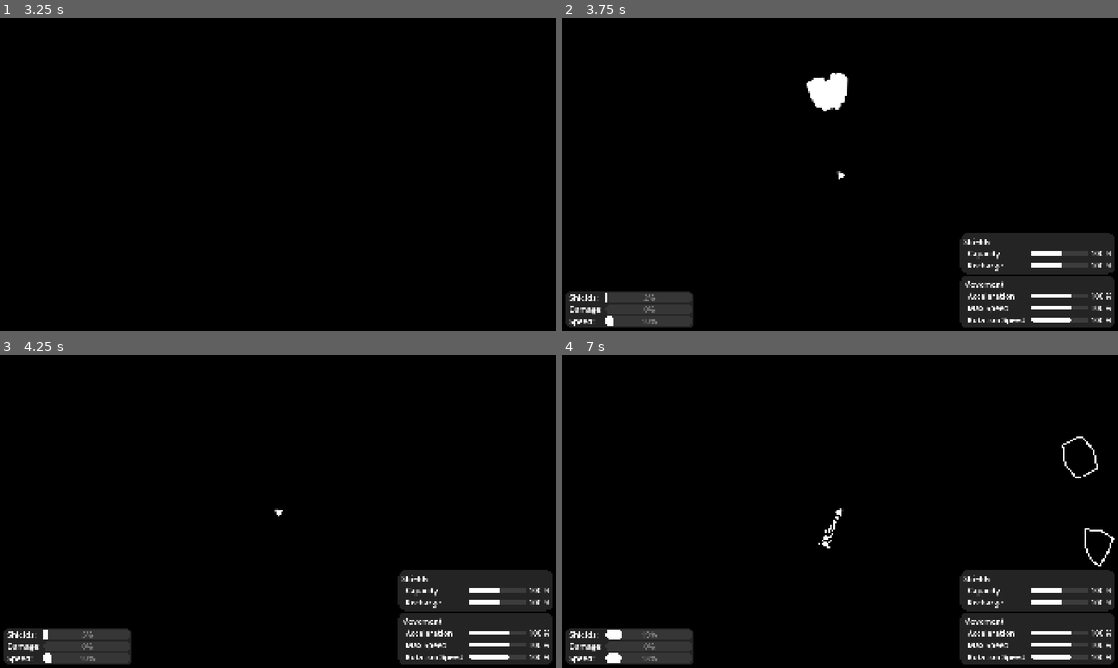
Above: before the commit, frames 1-4 (two rows, left to right).
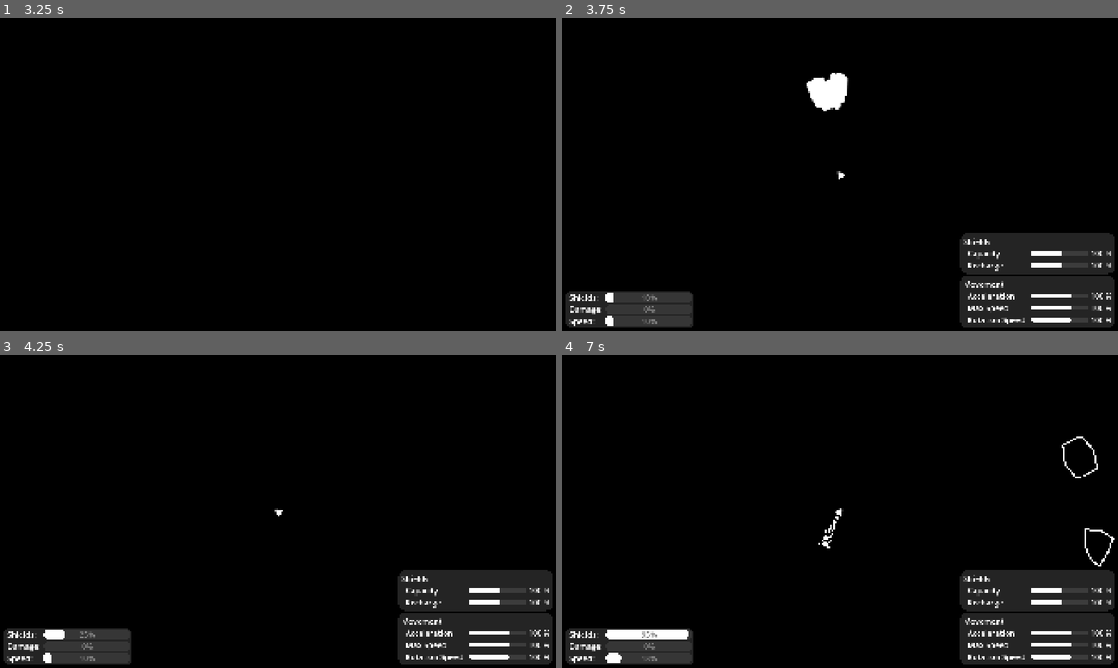
Above: after the commit, the same moments.

Repository: anton2026gamca/avoider
Game: Godot game, scene res://world/main/main.tscn
Same seed, same stepped clock (60 frames per second), same inputs: the game is played once before the commit and once after it.
Inputs:
- Up to frame 1 (3.25 s): hold D (move_right) 0.53-1.28 s; tap Space (shoot) every 0.75 s from 0.6 to 2.85 s; hold S (move_down) 1.28-2.03 s; hold D (move_right) 2.03-2.78 s; tap Enter at 2.75 s; hold W (move_up) from 2.78 s (still down)
- Up to frame 2 (3.75 s): release W (move_up) at 3.53 s; hold A (move_left) from 3.53 s (still down); tap Space (shoot) at 3.6 s
- Up to frame 3 (4.25 s): keep holding A (move_left)
- Up to frame 4 (7 s): tap Space (shoot) at 4.25, 4.35, 5.1, 5.85, 6.6 s; release A (move_left) at 5.03 s; hold S (move_down) 5.03-5.78 s; tap Enter at 5.75 s; hold D (move_right) 5.78-6.53 s; hold W (move_up) from 6.53 s (still down)

Frame 1 is identical in both runs. In frame 2, less than 0.1% of the frame differs, in the area x 7-18%, y 87-91%; in frame 3, 0.1%; in frame 4, 0.4%, in the area x 10-23%, y 87-91%.

Commit message:
Change file/variable names

Diff:
--- a/src/ui/power_charge/power_charge_menu/power_split_setting.tscn
+++ b/src/ui/power_split_menu/power_split_setting.tscn
@@ -1,6 +1,6 @@
 [gd_scene load_steps=3 format=3 uid="uid://iyq52j6q4y68"]
 
-[ext_resource type="Script" uid="uid://bbpcit5fxp8q4" path="res://ui/power_charge/power_charge_menu/power_split_setting.gd" id="1_ly8k4"]
+[ext_resource type="Script" uid="uid://bbpcit5fxp8q4" path="res://ui/power_split_menu/power_split_setting.gd" id="1_ly8k4"]
 [ext_resource type="Theme" uid="uid://b6sbn7efkckjc" path="res://assets/themes/main.tres" id="2_j7wlw"]
 
 [node name="PowerSplitSetting" type="HBoxContainer"]
--- a/src/ui/power_charge/power_charge_menu/power_split_settings_group.tscn
+++ b/src/ui/power_split_menu/power_split_settings_group.tscn
@@ -1,7 +1,7 @@
 [gd_scene load_steps=7 format=3 uid="uid://dobipyixkn2og"]
 
-[ext_resource type="Script" uid="uid://l042bqq7n7rm" path="res://ui/power_charge/power_charge_menu/power_split_settings_group.gd" id="1_f8c1y"]
-[ext_resource type="Script" uid="uid://b1iyuntwrd4b7" path="res://ui/power_charge/power_charge_menu/power_split_setting_data.gd" id="2_l0x1s"]
+[ext_resource type="Script" uid="uid://l042bqq7n7rm" path="res://ui/power_split_menu/power_split_settings_group.gd" id="1_f8c1y"]
+[ext_resource type="Script" uid="uid://b1iyuntwrd4b7" path="res://ui/power_split_menu/power_split_setting_data.gd" id="2_l0x1s"]
 [ext_resource type="Theme" uid="uid://b6sbn7efkckjc" path="res://assets/themes/main.tres" id="2_vvxfy"]
 
 [sub_resource type="Resource" id="Resource_0h05h"]
--- a/src/world/main/main.tscn
+++ b/src/world/main/main.tscn
@@ -5,9 +5,9 @@
 [ext_resource type="Script" uid="uid://cmfaxr5jj2rf1" path="res://world/main/camera.gd" id="2_0xm2m"]
 [ext_resource type="PackedScene" uid="uid://cqw5f3m8a2bxt" path="res://world/meteoroid/meteoroid.tscn" id="3_h2yge"]
 [ext_resource type="Theme" uid="uid://b6sbn7efkckjc" path="res://assets/themes/main.tres" id="5_lquwl"]
-[ext_resource type="PackedScene" uid="uid://dobipyixkn2og" path="res://ui/power_charge/power_charge_menu/power_split_settings_group.tscn" id="5_qux7x"]
+[ext_resource type="PackedScene" uid="uid://dobipyixkn2og" path="res://ui/power_split_menu/power_split_settings_group.tscn" id="5_qux7x"]
 [ext_resource type="AudioStream" uid="uid://dotdwwscbkxjc" path="res://assets/audio/countdown_1.wav" id="6_b0skj"]
-[ext_resource type="Script" uid="uid://b1iyuntwrd4b7" path="res://ui/power_charge/power_charge_menu/power_split_setting_data.gd" id="7_7qqmt"]
+[ext_resource type="Script" uid="uid://b1iyuntwrd4b7" path="res://ui/power_split_menu/power_split_setting_data.gd" id="7_7qqmt"]
 [ext_resource type="AudioStream" uid="uid://dimmmlrw1mbqr" path="res://assets/audio/countdown_2.wav" id="7_qux7x"]
 
 [sub_resource type="StyleBoxFlat" id="StyleBoxFlat_qux7x"]
--- a/src/world/meteoroid/meteoroid.gd
+++ b/src/world/meteoroid/meteoroid.gd
@@ -8,14 +8,14 @@
 @onready var lines: Array[Line2D] = [$Line1, $Line2, $Line3, $Line4, $Line5, $Line6, $Line7]
 @onready var collision_shape: CollisionShape2D = $CollisionShape2D
 
-@export var random_size_modifier_min: float = 0.8
-@export var random_size_modifier_max: float = 1.3
+@export var random_size_multiplier_min: float = 0.8
+@export var random_size_multiplier_max: float = 1.3
 
 
 func _ready() -> void:
 	if collision_shape.shape is CircleShape2D:
 		collision_shape.shape = collision_shape.shape.duplicate()
-		collision_shape.shape.radius *= randf_range(random_size_modifier_min, random_size_modifier_max)
+		collision_shape.shape.radius *= randf_range(random_size_multiplier_min, random_size_multiplier_max)
 		radius = collision_shape.shape.radius
 	var angles: Array[float] = []
 	var radius_modifiers: Array[float] = []
@@ -31,9 +31,6 @@
 	angles.append(0)
 	radius_modifiers.append(1)
 	for i: float in count:
-		var radius: float = 1
-		if collision_shape.shape is CircleShape2D:
-			radius = collision_shape.shape.radius
 		lines[i].points[0] = Vector2.from_angle(angles[i]) * radius * radius_modifiers[i]
 		lines[i].points[1] = Vector2.from_angle(angles[i + 1]) * radius * radius_modifiers[i + 1]
 
--- a/src/world/player/player.gd
+++ b/src/world/player/player.gd
@@ -34,7 +34,7 @@
 @onready var bullet_pivot: Node2D = $BulletPivot
 
 @export_group("Shields")
-@export var _shields_capacity: float = 100
+@export var _shields_capacity: float = 20
 var shields_capacity_multiplier: float = 1.0:
 	set(value):
 		shields_capacity_multiplier = value
Binary file removed: src/ui/power_charge/slots/slot_empty.png
Not shown, removed: src/ui/power_charge/slots/slot_empty.png.import
Binary file removed: src/ui/power_charge/slots/slot_empty_selected.png
Not shown, removed: src/ui/power_charge/slots/slot_empty_selected.png.import
Binary file removed: src/ui/power_charge/slots/slot_full.png
Not shown, removed: src/ui/power_charge/slots/slot_full.png.import
Binary file removed: src/ui/power_charge/slots/slot_full_selected.png
Not shown, removed: src/ui/power_charge/slots/slot_full_selected.png.import
Renamed: src/ui/power_charge/power_charge_menu/power_split_setting.gd -> src/ui/power_split_menu/power_split_setting.gd
Renamed: src/ui/power_charge/power_charge_menu/power_split_setting.gd.uid -> src/ui/power_split_menu/power_split_setting.gd.uid
Renamed: src/ui/power_charge/power_charge_menu/power_split_setting_data.gd -> src/ui/power_split_menu/power_split_setting_data.gd
Renamed: src/ui/power_charge/power_charge_menu/power_split_setting_data.gd.uid -> src/ui/power_split_menu/power_split_setting_data.gd.uid
(and 2 more such lines)
